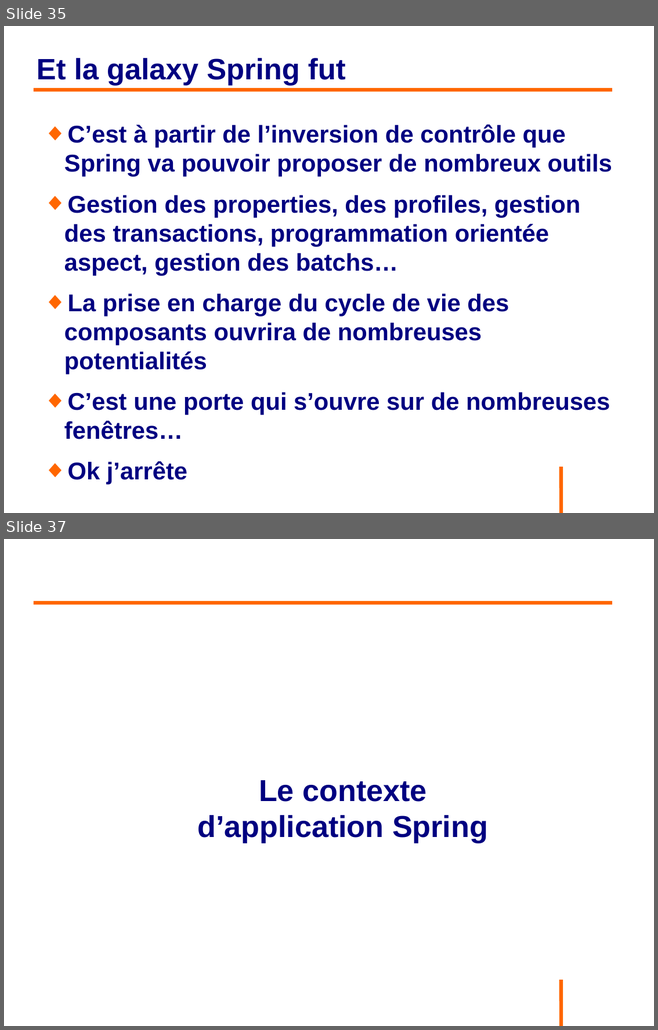
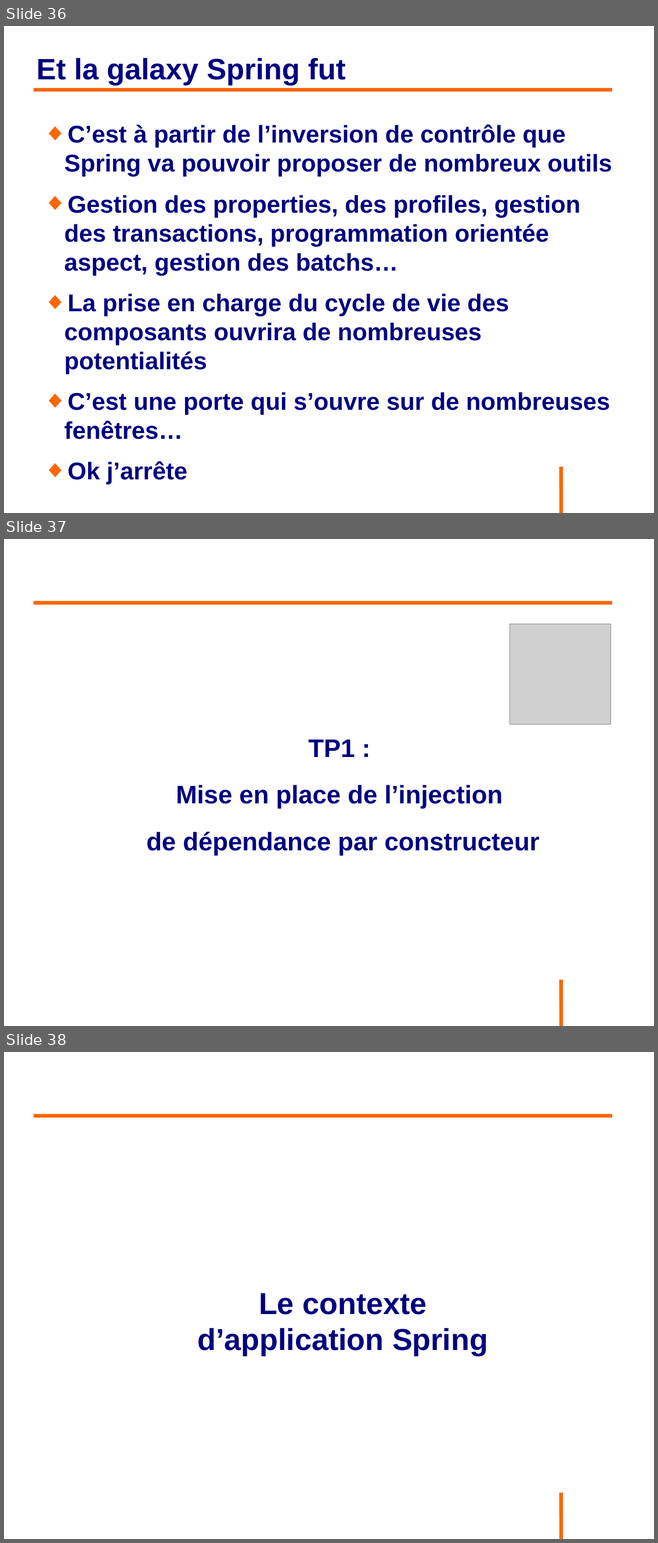
Before and after one commit to philphils/formation-spring, a slide deck: Documentation/diapo_formation_spring.odp. Shown one above the other, each under a label of ours: slides 35 and 37 before the commit, slides 36, 37 and 38 after it; the slides between them are not shown. The pictures are 658x1030 and 658x1543 pixels, drawn with LibreOffice and Linux fonts; fonts in the diff are those of the drawing; grey boxes stand for pictures; background and template pictures are left out. Boxes give left, top, right and bottom in pixels: in the first picture for what was removed or moved away, otherwise in the second. Text is boxed around its words. In the diff, an @@ line names an element or a change of style, - is before the commit and + after.

```diff
--- a/Documentation/diapo_formation_spring.odp
+++ b/Documentation/diapo_formation_spring.odp
@@ slide 37 added at (x1=4, y1=539, x2=654, y2=1026), background #FFFFFF; not listed: 1 template element that a slide beside it also shows @@
@@ line added from (34, 603) to (612, 603), #FF6600 4.54 pt @@
@@ picture added at (x1=510, y1=624, x2=611, y2=725) @@
@@ text added at (x1=146, y1=740, x2=539, y2=856), 31 pt, text #000080, bold @@
+TP1 :
+Mise en place de l’injection
+de dépendance par constructeur
@@ what was slide 35 is now slide 36 @@
@@ what was slide 37 is now slide 38 @@
```
Also in this commit, not shown: 4 slides changed, 7 other slides added, 1 slide removed.
